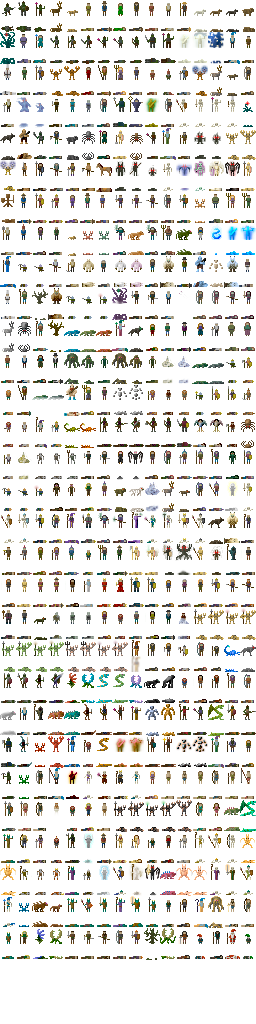
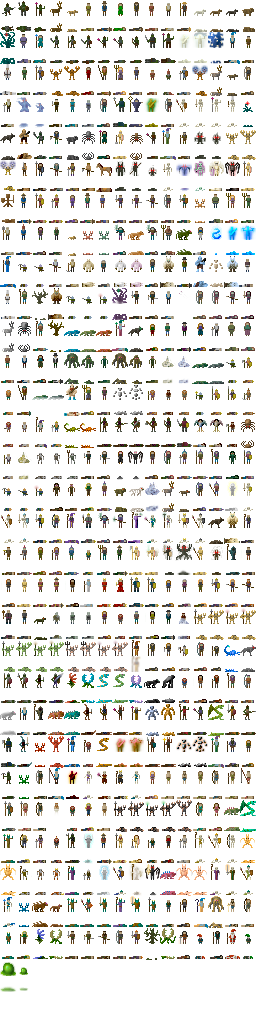
Layered file, before and after one edit (256x1024). Changes by layer:
painted on "Background" over [0, 961, 29, 992]
